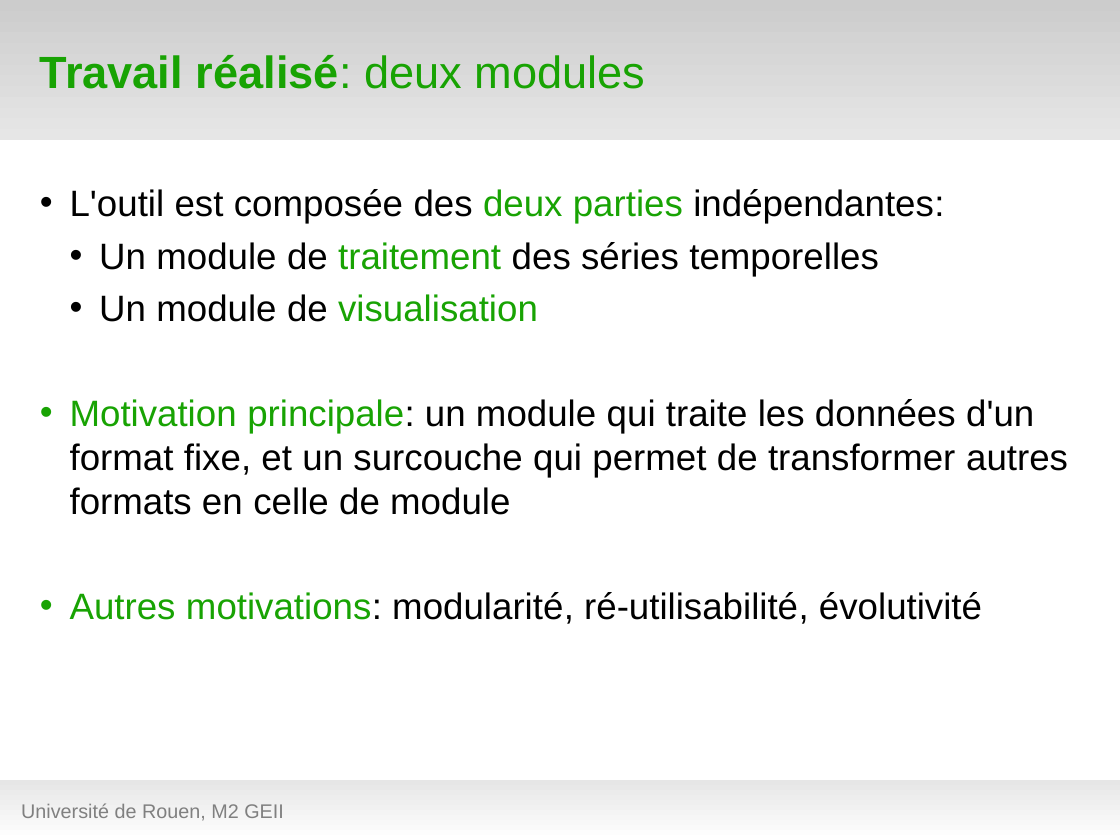
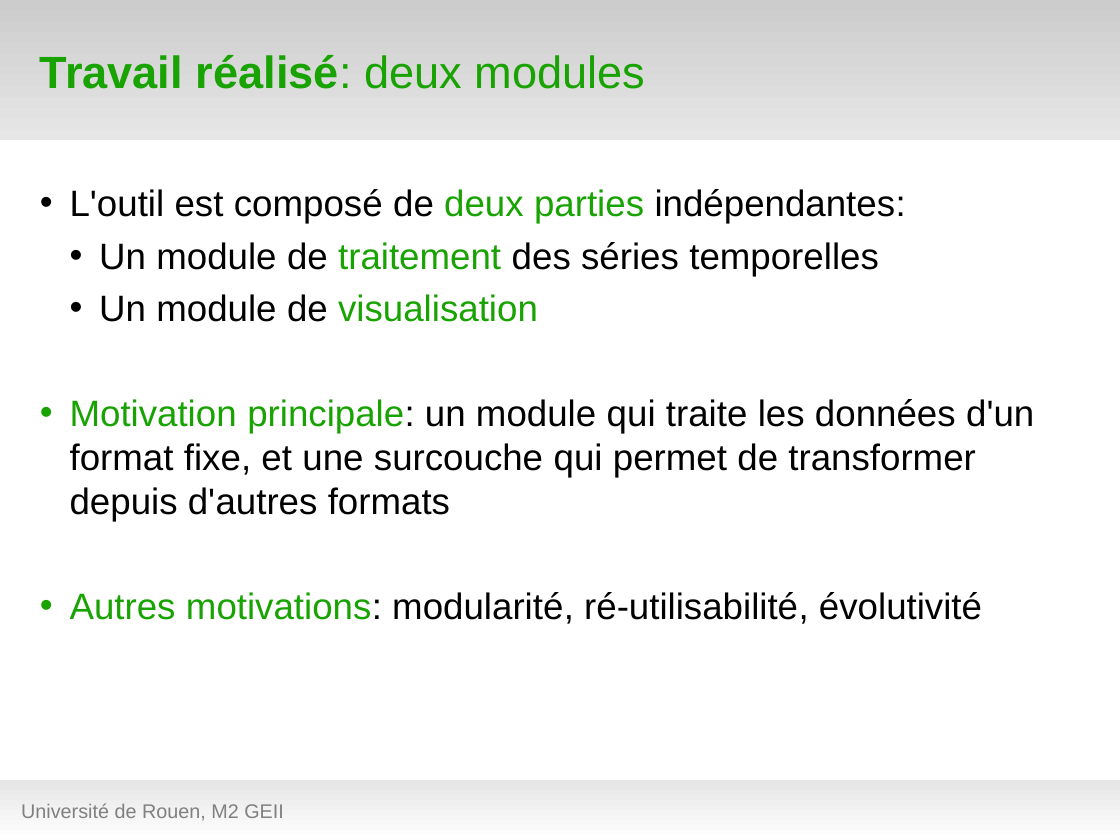
Before and after one commit to hanzenok/dataexp, a slide deck: slide 16 of presentation/test_green8.odp. Drawn at 1120x840 pixels with LibreOffice and Linux fonts; fonts in the diff are those of the drawing; background and template pictures are left out. Boxes give left, top, right and bottom in pixels: in the first picture for what was removed or moved away, otherwise in the second. Text is boxed around its words. In the diff, an @@ line names an element or a change of style, - is before the commit and + after.

```diff
--- a/presentation/test_green8.odp
+++ b/presentation/test_green8.odp
@@ text at (70,189,906,223): text changed @@
-• L'outil est composée des deux parties indépendantes:
+• L'outil est composé de deux parties indépendantes:
@@ text at (70,399,1034,521): text changed @@
-• Motivation principale: un module qui traite les données d'un format fixe, et un surcouche qui permet de transformer autres formats en celle de module
+• Motivation principale: un module qui traite les données d'un format fixe, et une surcouche qui permet de transformer depuis d'autres formats
```
Also in this commit, not shown: 12 other slides changed, 7 other files.
